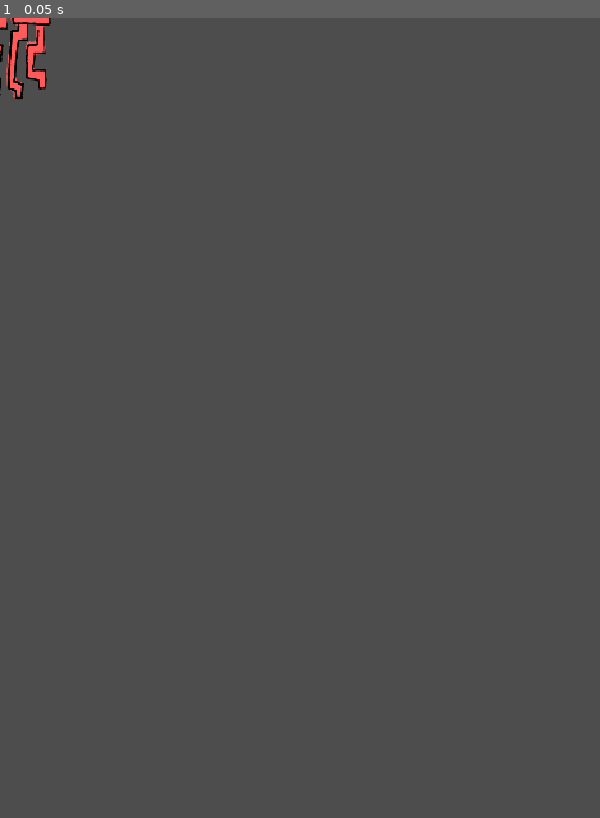
Above: before the commit, frame 1.
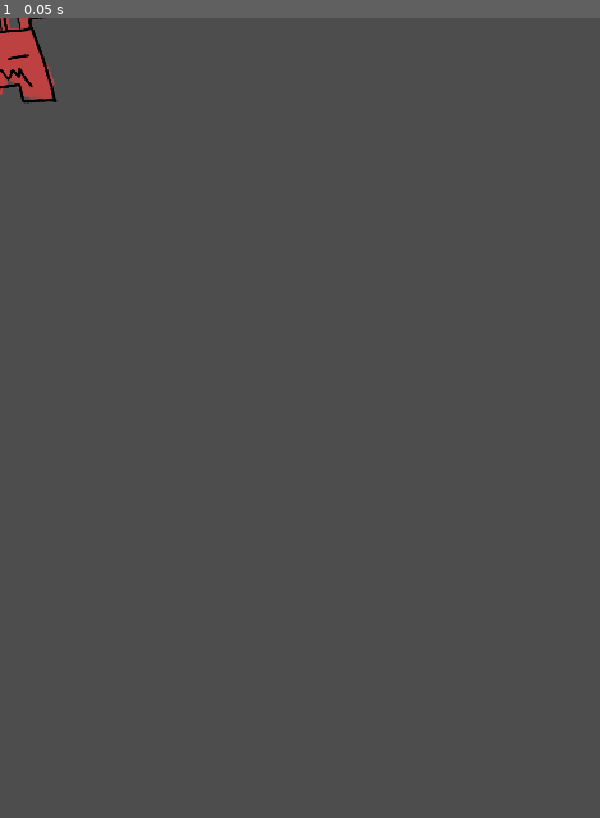
Above: after the commit, the same moment.

Repository: Ian-Jesus/El-viaje-de-Pon
Game: Godot game, scene res://Actores/enemigo_2.tscn
Same seed, same stepped clock (60 frames per second), same inputs: the game is played once before the commit and once after it. This scene is started directly instead of the project's main scene.
Inputs:
- Up to frame 1 (0.05 s): no input

The runs differ from the first frame. In frame 1, 0.8% of the frame differs, in the area x 0-10%, y 0-11%.

Commit message:
agregue mas sprites
y algunos cambios mas de codigo

Diff:
--- a/Actores/dr_medusa.tscn
+++ b/Actores/dr_medusa.tscn
@@ -2,12 +2,59 @@
 
 [ext_resource type="Script" uid="uid://dj6l8qljk0ph" path="res://Scripts/dr_medusa.gd" id="1_ufglm"]
 [ext_resource type="Texture2D" uid="uid://17hrretnhp6a" path="res://Sprites/prototipos/drMedusa.png" id="2_ufglm"]
+[ext_resource type="Texture2D" uid="uid://7ofd6052sbxj" path="res://Sprites/prototipos/drMedusaAtacando.png" id="3_b5o22"]
+[ext_resource type="Texture2D" uid="uid://bc3dmtjtci5js" path="res://Sprites/prototipos/drMedusaDañado.png" id="4_01imf"]
+[ext_resource type="Texture2D" uid="uid://dmlts6mh8b6mq" path="res://Sprites/prototipos/drMedusaEmote.png" id="5_7vlhu"]
+[ext_resource type="Texture2D" uid="uid://cqr2yy2laa6gj" path="res://Sprites/prototipos/drMedusaRisa.png" id="6_04lsv"]
 
 [sub_resource type="RectangleShape2D" id="RectangleShape2D_7asr5"]
 size = Vector2(160, 180)
 
 [sub_resource type="RectangleShape2D" id="RectangleShape2D_obaep"]
 size = Vector2(160, 170)
+
+[sub_resource type="SpriteFrames" id="SpriteFrames_7asr5"]
+animations = [{
+"frames": [{
+"duration": 1.0,
+"texture": ExtResource("3_b5o22")
+}],
+"loop": 1,
+"name": &"ataque",
+"speed": 5.0
+}, {
+"frames": [{
+"duration": 1.0,
+"texture": ExtResource("4_01imf")
+}],
+"loop": 1,
+"name": &"dañado",
+"speed": 5.0
+}, {
+"frames": [{
+"duration": 1.0,
+"texture": ExtResource("5_7vlhu")
+}],
+"loop": 1,
+"name": &"emote",
+"speed": 5.0
+}, {
+"frames": [{
+"duration": 1.0,
+"texture": ExtResource("2_ufglm")
+}],
+"loop": 1,
+"name": &"quieto",
+"speed": 5.0
+}, {
+"frames": [{
+"duration": 1.0,
+"texture": ExtResource("6_04lsv")
+}],
+"loop": 1,
+"name": &"risa",
+"speed": 5.0
+}]
 
 [node name="DrMedusa" type="CharacterBody2D" unique_id=372033936 groups=["enemigo2"]]
 collision_layer = 2
@@ -16,7 +63,7 @@
 
 [node name="areaDeteccion" type="Area2D" parent="." unique_id=1615595]
 collision_layer = 0
-collision_mask = 8
+collision_mask = 9
 
 [node name="CollisionShape2D" type="CollisionShape2D" parent="areaDeteccion" unique_id=1569007277]
 shape = SubResource("RectangleShape2D_7asr5")
@@ -25,6 +72,7 @@
 shape = SubResource("RectangleShape2D_obaep")
 
 [node name="Sprite2D" type="Sprite2D" parent="." unique_id=1242693768]
+visible = false
 position = Vector2(-10, 10.000001)
 scale = Vector2(0.4, 0.4)
 texture = ExtResource("2_ufglm")
@@ -36,6 +84,11 @@
 [node name="dispararT" type="Timer" parent="." unique_id=656514386]
 one_shot = true
 
-[connection signal="area_shape_exited" from="areaDeteccion" to="." method="_on_area_deteccion_area_shape_exited"]
+[node name="AnimatedSprite2D" type="AnimatedSprite2D" parent="." unique_id=1660375272]
+position = Vector2(-10.999999, 0.99999994)
+scale = Vector2(0.4, 0.4)
+sprite_frames = SubResource("SpriteFrames_7asr5")
+animation = &"quieto"
+
 [connection signal="body_entered" from="areaDeteccion" to="." method="_on_area_deteccion_body_entered"]
 [connection signal="timeout" from="dispararT" to="." method="_on_disparar_t_timeout"]
--- a/Actores/enemigo_2.tscn
+++ b/Actores/enemigo_2.tscn
@@ -2,12 +2,54 @@
 
 [ext_resource type="Script" uid="uid://53hcdwaiy34q" path="res://Scripts/enemigo_2.gd" id="1_qsk1r"]
 [ext_resource type="Texture2D" uid="uid://bmm0q7ej5yhw7" path="res://Sprites/prototipos/robotMedusa.png" id="2_qsk1r"]
+[ext_resource type="Texture2D" uid="uid://dmpuw6tmq1ia3" path="res://Sprites/prototipos/robotMedusaAtaque0.png" id="3_ius0v"]
+[ext_resource type="Texture2D" uid="uid://pgw7sm3l4t5q" path="res://Sprites/prototipos/robotMedusaAtaque1.png" id="4_ysnm7"]
+[ext_resource type="Texture2D" uid="uid://b00rm5c0swlac" path="res://Sprites/prototipos/robotMedusaDañado.png" id="5_w06uu"]
+[ext_resource type="Texture2D" uid="uid://dyn02lrm3okmf" path="res://Sprites/prototipos/robotMedusaInvensible.png" id="5_ysnm7"]
 
 [sub_resource type="RectangleShape2D" id="RectangleShape2D_7asr5"]
 size = Vector2(150, 190)
 
 [sub_resource type="RectangleShape2D" id="RectangleShape2D_obaep"]
 size = Vector2(150, 180)
+
+[sub_resource type="SpriteFrames" id="SpriteFrames_7asr5"]
+animations = [{
+"frames": [{
+"duration": 3.0,
+"texture": ExtResource("3_ius0v")
+}, {
+"duration": 3.0,
+"texture": ExtResource("4_ysnm7")
+}],
+"loop": 0,
+"name": &"ataque",
+"speed": 5.0
+}, {
+"frames": [{
+"duration": 1.0,
+"texture": ExtResource("5_w06uu")
+}],
+"loop": 1,
+"name": &"dañado",
+"speed": 5.0
+}, {
+"frames": [{
+"duration": 1.0,
+"texture": ExtResource("5_ysnm7")
+}],
+"loop": 1,
+"name": &"invensible",
+"speed": 5.0
+}, {
+"frames": [{
+"duration": 1.0,
+"texture": ExtResource("2_qsk1r")
+}],
+"loop": 1,
+"name": &"quieto",
+"speed": 5.0
+}]
 
 [node name="Enemigo2" type="CharacterBody2D" unique_id=372033936 groups=["enemigo2"]]
 collision_layer = 2
@@ -24,11 +66,6 @@
 [node name="CollisionShape2D" type="CollisionShape2D" parent="." unique_id=91302955]
 shape = SubResource("RectangleShape2D_obaep")
 
-[node name="Sprite2D" type="Sprite2D" parent="." unique_id=1242693768]
-position = Vector2(-5, 8)
-scale = Vector2(0.5, 0.5)
-texture = ExtResource("2_qsk1r")
-
 [node name="Marker2D" type="Marker2D" parent="." unique_id=142022598]
 position = Vector2(0, 100)
 rotation = 3.1415927
@@ -36,6 +73,12 @@
 [node name="dispararT" type="Timer" parent="." unique_id=656514386]
 wait_time = 2.5
 
+[node name="AnimatedSprite2D" type="AnimatedSprite2D" parent="." unique_id=762638539]
+position = Vector2(0, 2)
+scale = Vector2(0.5, 0.5)
+sprite_frames = SubResource("SpriteFrames_7asr5")
+animation = &"ataque"
+
 [connection signal="area_shape_exited" from="areaDeteccion" to="." method="_on_area_deteccion_area_shape_exited"]
 [connection signal="body_entered" from="areaDeteccion" to="." method="_on_area_deteccion_body_entered"]
 [connection signal="timeout" from="dispararT" to="." method="_on_disparar_t_timeout"]
--- a/Scripts/dr_medusa.gd
+++ b/Scripts/dr_medusa.gd
@@ -8,11 +8,14 @@
 # Ataque 2) lluvia de bombas: tira 3 o 4 bombas al mismo tiempo, caen todas a la par dejando un espacio en medio para pasar, se muestra en el medio y rie malevolamente antes de atacar.
 # Ataque 3) paraguas escudo: aparece y usa un paraguas para reflejar el ataque de pon, lo transforma en dos ataques.
 # Dr Medusa sera implementado como maquina de estados
-#region ariables
+#region Variables
 var tiempoAtaque: float = 11.0
 var velocidadBase: float = 333.3
 # Puedo ver temas de velocidad para ver que tan aleatorio aparece, o directamente crearlo en una posicion aleatoria.
 @onready var timerAtaque: Timer = $dispararT
+@onready var sprite: AnimatedSprite2D = $AnimatedSprite2D
+var contar:int = 1
+var vidaEnemiga = 10
 # Actores guardados
 const ADVERTENCIA = preload("uid://dyd2pe77q3m21")
 const TENTACULO = preload("uid://c3yapkk2aa71y")
@@ -32,6 +35,7 @@
 #region Basicos
 
 func _ready() -> void:
+	sprite.play("quieto")
 	Global.derrota.connect(Callable(self,"destruir"))
 	Global.victoria.connect(Callable(self,"destruir"))
 	# inicia el timer para los ataques y mueve a Dr Medusa
@@ -111,6 +115,7 @@
 
 func ataque1():
 	await aparecer()
+	sprite.play("ataque")
 	crear_tentaculo()
 	await get_tree().create_timer(4.0).timeout
 	await ocultar()
@@ -127,14 +132,17 @@
 
 func ataque2():
 	await aparecer()
+	sprite.play("risa")
 	await get_tree().create_timer(4.0).timeout
 	await ocultar()
 func ataque3():
 	await aparecer()
+	sprite.play("quieto")
 	await get_tree().create_timer(4.0).timeout
 	await ocultar()
 func emote():
 	await aparecer()
+	sprite.play("emote")
 	await get_tree().create_timer(4.0).timeout
 	await ocultar()
 #endregion
@@ -161,3 +169,16 @@
 	velocity = Vector2(0,0)
 	velocity = Vector2(velocidadBase,0)
 #endregion
+
+
+func _on_area_deteccion_body_entered(body: Node2D) -> void:
+	if contar < vidaEnemiga:
+		contar += 1
+		sprite.play("dañado")
+		body.destruir()
+# Dudo un poco que sea de buena programacion destruir los dos objetos desde el script de uno...
+	elif contar == vidaEnemiga:
+		if body.has_method("destruir"):
+			body.destruir()
+		Global.enemigo_destruido.emit(300)
+		destruir()
--- a/Scripts/enemigo_2.gd
+++ b/Scripts/enemigo_2.gd
@@ -3,24 +3,29 @@
 const bala2 = preload("uid://pt5bc7kdwwm7")
 @onready var dispararT: Timer = $dispararT
 @onready var areaDeteccion: Area2D = $areaDeteccion
+@onready var sprite: AnimatedSprite2D = $AnimatedSprite2D
 var contar:int = 1
 var oneshot:bool=true
 var vidaEnemiga = 5
 
 func _ready() -> void:
+	sprite.play("invensible")
 	Global.derrota.connect(Callable(self, "destruir"))
 	Global.victoria.connect(Callable(self, "destruir"))
 
 func cambio_de_patron():
+	sprite.play("quieto")
 	velocity = Vector2(150,0)
 	areaDeteccion.set_collision_mask_value(1,true) # para detectar la colision con la bala
 	dispararT.start()
 
 func disparo():
+	sprite.play("ataque")
+	await get_tree().create_timer(0.9).timeout
 	var b2 = bala2.instantiate()
 	b2.iniciar($Marker2D.global_position)
 	get_tree().root.add_child(b2)
-
+	sprite.play("quieto")
 func iniciar(_position):
 	position = _position
 	velocity = Vector2(0,100)
@@ -42,7 +47,8 @@
 func _on_area_deteccion_body_entered(body: Node2D) -> void:
 	if contar < vidaEnemiga:
 		contar += 1
-		body.queue_free()
+		sprite.play("dañado")
+		body.destruir()
 # Dudo un poco que sea de buena programacion destruir los dos objetos desde el script de uno...
 	elif contar == vidaEnemiga:
 		if body.has_method("destruir"):
Binary file added: Sprites/prototipos/drMedusaAtacando.png
Not shown, added: Sprites/prototipos/drMedusaAtacando.png.import
Binary file added: Sprites/prototipos/drMedusaDañado.png
Not shown, added: Sprites/prototipos/drMedusaDañado.png.import
Binary file added: Sprites/prototipos/drMedusaEmote.png
Not shown, added: Sprites/prototipos/drMedusaEmote.png.import
Binary file added: Sprites/prototipos/drMedusaRisa.png
Not shown, added: Sprites/prototipos/drMedusaRisa.png.import
Binary file changed: Sprites/prototipos/robotMedusa.png
Binary file added: Sprites/prototipos/robotMedusaAtaque0.png
Not shown, added: Sprites/prototipos/robotMedusaAtaque0.png.import
Binary file added: Sprites/prototipos/robotMedusaAtaque1.png
(and 10 more such lines)
